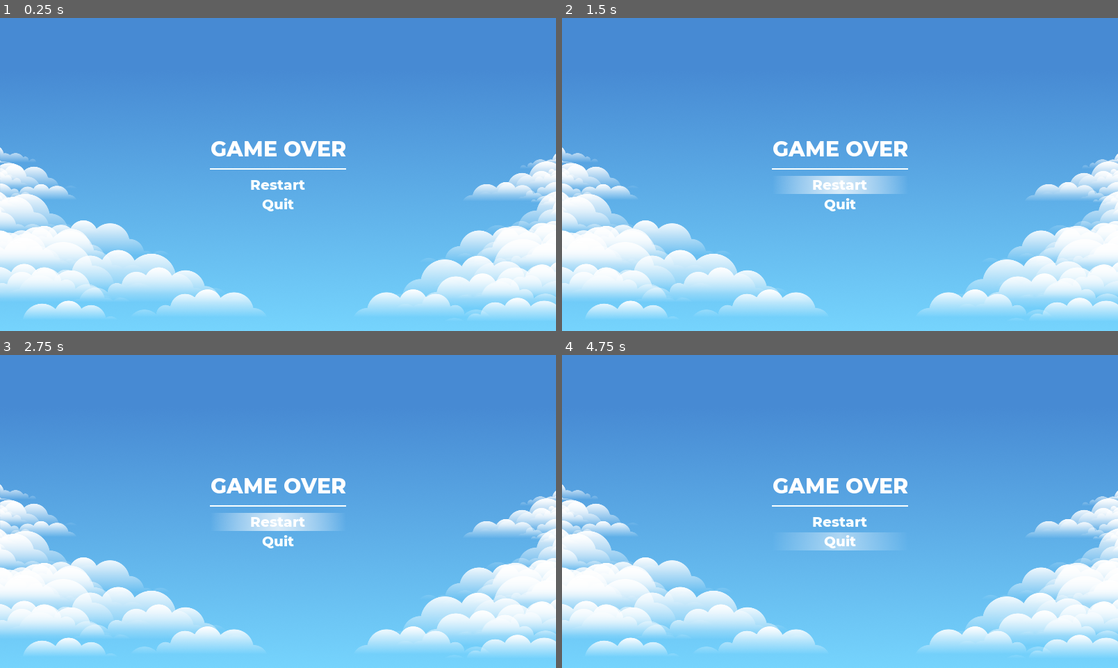
Above: before the commit, frames 1-4 (two rows, left to right).
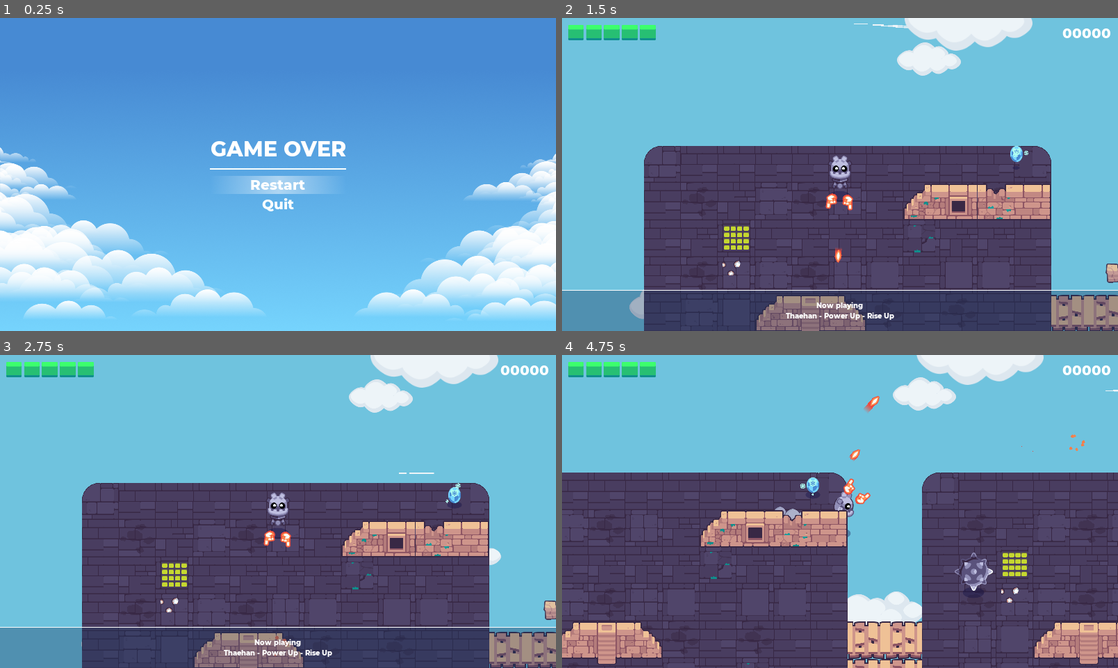
Above: after the commit, the same moments.

Repository: sera619/GD-Adventure-Godot
Game: Godot game, scene res://interface/GameOver.tscn
Two runs of this game, one before a commit and one after it. Both use one fixed random seed, a clock stepped at 60 frames per second and the inputs below. This scene is started directly instead of the project's main scene. Sound files missing from this copy of the repository are replaced by a short silence.
Inputs (mouse positions are in pixels of both pictures, inside the frame that each line leads up to):
- Up to frame 1 (0.25 s): no input
- Up to frame 2 (1.5 s): click "Restart" at 0.5 s; click (840, 183) at 1.25 s, where only the run before the commit has a clickable "Restart"
- Up to frame 3 (2.75 s): click (278, 520) at 2 s, where only the run before the commit has a clickable "Restart"
- Up to frame 4 (4.75 s): move the mouse to (962, 495) at 2.77 s; press the mouse at (962, 495) at 2.78 s; hold D (move_right) 2.78-3.53 s; move the mouse to (728, 527) at 3.52 s; release the mouse at (728, 527) at 3.53 s; hold S (move_down) 3.53-4.28 s; click (728, 527) at 3.6 s; move the mouse to (895, 442) at 4.27 s; press the mouse at (895, 442) at 4.28 s; hold D (move_right) from 4.28 s (still down)

The runs differ from the first frame. In frame 1, 0.8% of the frame differs, in the area x 41-59%, y 50-57%; in frame 2, 98%; in frame 3, 99%, in the area x 0-100%, y 0-100%; in frame 4, 97%.

Commit message:
hotfix menu and reload

Diff:
--- a/interface/GameOver.gd
+++ b/interface/GameOver.gd
@@ -1 +1,19 @@
 extends Control
+
+onready var _button_restart := $CenterContainer/VBoxContainer/RestartButton
+onready var _button_quit := $CenterContainer/VBoxContainer/QuitButton
+
+
+func _ready() -> void:
+	_button_restart.connect("pressed", self, "_on_RestartButton_pressed")
+	_button_quit.connect("pressed", self, "_on_QuitButton_pressed")
+
+	_button_restart.grab_focus()
+
+
+func _on_RestartButton_pressed() -> void:
+	get_tree().change_scene("res://game/Main.tscn")
+
+
+func _on_QuitButton_pressed() -> void:
+	get_tree().quit()
--- a/interface/WinGame.gd
+++ b/interface/WinGame.gd
@@ -1 +1,10 @@
 extends Control
+
+onready var _button_restart := $CenterContainer/VBoxContainer/RestartButton
+onready var _button_quit := $CenterContainer/VBoxContainer/QuitButton
+
+
+func _ready() -> void:
+	_button_restart.connect("pressed", get_tree(), "change_scene", ["res://Main.tscn"])
+	_button_quit.connect("pressed", get_tree(), "quit")
+	_button_restart.grab_focus()
--- a/rooms/BaseRoom.gd
+++ b/rooms/BaseRoom.gd
@@ -1,26 +1,11 @@
-# This is the base script each room should use or extend.
-#
-# It takes care of spawing enemies and items, but can also optionally spawn a
-# player and a teleporter.
-#
-# It also handles hiding and showing bridges.
-#
-# Note: we would rather call this class "Room", but there is already a node
-# named Room in Godot, so we cannot use that name.
 class_name BaseRoom
 extends Node2D
 
-# Default size of the rectangle encompassing bridges drawn in the tilemap, to
-# erase the ones that don't lead to a room.
 const BRIDGES_DEFAULT_SIZE := Vector2(2, 2)
 
-# The tiles indices in the "invisible wall" tileset
 const INVISIBLE_WALL_TILE_INDEX := 1
 const INVISIBLE_LEDGE_TILE_INDEX := 0
 
-# We use Rect2 values to represents the regions of the tile map where we drew
-# bridges. This allows us to erase bridges that are outside of the game grid
-# (the ones that don't lead to a room).
 export var top_bridge := Rect2(Vector2(5, -2), BRIDGES_DEFAULT_SIZE)
 export var right_bridge := Rect2(Vector2(11, 4), BRIDGES_DEFAULT_SIZE)
 export var left_bridge := Rect2(Vector2(-2, 4), BRIDGES_DEFAULT_SIZE)
@@ -35,11 +20,6 @@
 
 
 func _ready() -> void:
-	# If we instantiate this room in another scene, we want the other scene to
-	# manage the robot and the teleporter.
-	#
-	# But if we run the room scene directly with F6, we want to spawn the player
-	# and teleporter to test the room.
 	var is_main_scene = get_tree().current_scene == self
 	if is_main_scene:
 		spawn_robot()
--- a/rooms/RoomA.tscn
+++ b/rooms/RoomA.tscn
@@ -7,8 +7,7 @@
 [ext_resource path="res://rooms/spawners/SpawnerTeleporter.tscn" type="PackedScene" id=5]
 [ext_resource path="res://pickups/ice_spells/PickupIce.tscn" type="PackedScene" id=6]
 [ext_resource path="res://rooms/spawners/SpawnerMob.tscn" type="PackedScene" id=7]
-[ext_resource path="res://rooms/spawners/spawner_mob.svg" type="Texture" id=8]
-[ext_resource path="res://rooms/spawners/spawner_pickup.svg" type="Texture" id=9]
+[ext_resource path="res://rooms/spawners/SpawnerPickup.tscn" type="PackedScene" id=8]
 
 [node name="RoomA" type="YSort"]
 script = ExtResource( 3 )
@@ -76,26 +75,21 @@
 position = Vector2( 712, 819 )
 
 [node name="SpawnerMob3" parent="Mobs" instance=ExtResource( 7 )]
-position = Vector2( 1032, 647 )
+position = Vector2( 179, 347 )
 
 [node name="SpawnerMob4" parent="Mobs" instance=ExtResource( 7 )]
 position = Vector2( 1228, 446 )
-
-[node name="SpawnerMob5" type="Sprite" parent="Mobs"]
-position = Vector2( 234, 126 )
-texture = ExtResource( 8 )
 
 [node name="Items" type="Node2D" parent="."]
 __meta__ = {
 "_edit_lock_": true
 }
 
-[node name="SpawnerPickup" type="Sprite" parent="Items"]
-position = Vector2( 341, 1018 )
-texture = ExtResource( 9 )
-
 [node name="PickupIce" parent="Items" instance=ExtResource( 6 )]
 position = Vector2( 1287, 43 )
+
+[node name="SpawnerPickup" parent="Items" instance=ExtResource( 8 )]
+position = Vector2( 243, 982 )
 
 [node name="SpawnerRobot" parent="." instance=ExtResource( 2 )]
 position = Vector2( 678, 138 )
--- a/rooms/RoomD.tscn
+++ b/rooms/RoomD.tscn
@@ -6,6 +6,7 @@
 [ext_resource path="res://rooms/assets/tileset_inivisible_walls.tres" type="TileSet" id=4]
 [ext_resource path="res://rooms/spawners/SpawnerTeleporter.tscn" type="PackedScene" id=5]
 [ext_resource path="res://rooms/spawners/SpawnerMob.tscn" type="PackedScene" id=6]
+[ext_resource path="res://pickups/lightnings_spells/PickupLightningShot.tscn" type="PackedScene" id=7]
 
 [node name="BaseRoom" type="YSort"]
 script = ExtResource( 3 )
@@ -88,3 +89,6 @@
 
 [node name="SpawnerTeleporter" parent="." instance=ExtResource( 5 )]
 position = Vector2( 1280, 263 )
+
+[node name="PickupLightningShot" parent="." instance=ExtResource( 7 )]
+position = Vector2( 598, 47 )
Binary file changed: external/Sample1.png
Not shown, added: external/Sample1.png.import
Not shown, added: external/rep-img.png.import
Not shown: 1 places in rooms/RoomA.tscn that only renumber resources
Not shown: 1 places in rooms/RoomD.tscn that only renumber resources
Not shown, changed: export/GDAdventure_v1.1.0_win64.zip
